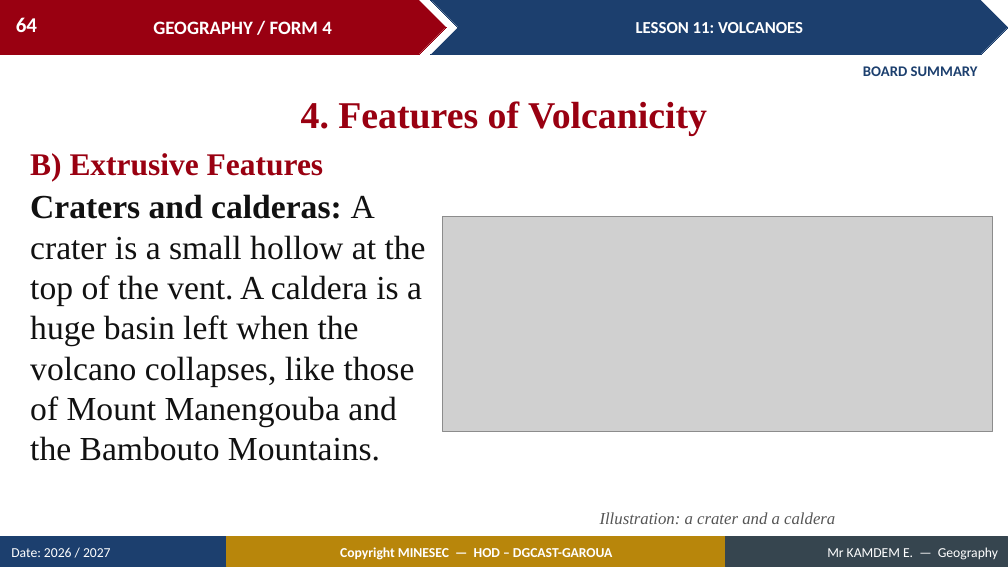
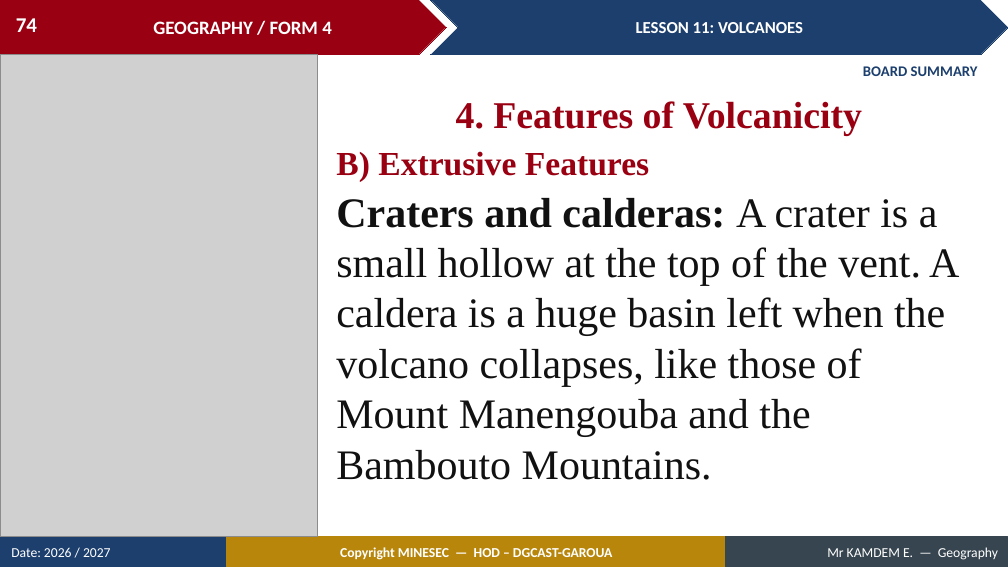
Before and after one commit to Berthautk/linea-github, a slide deck: slide 74 of lecons/F3/14_FORM4_LESSON11_Volcanoes.pptx (slide 64 before the commit). Drawn at 1008x567 pixels with LibreOffice and Linux fonts; fonts in the diff are those of the drawing; grey boxes stand for pictures. Boxes give left, top, right and bottom in pixels: in the first picture for what was removed or moved away, otherwise in the second. Text is boxed around its words. In the diff, an @@ line names an element or a change of style, - is before the commit and + after.

```diff
--- a/lecons/F3/14_FORM4_LESSON11_Volcanoes.pptx
+++ b/lecons/F3/14_FORM4_LESSON11_Volcanoes.pptx
@@ page number at [16,18,37,32]: text changed @@
-64
+74
@@ picture added at [0,54,318,537] @@
@@ text "4. Features of Volcanicity": place and size @@
-text "4. Features of Volcanicity" at [301,101,707,136]
+text "4. Features of Volcanicity" at [456,101,862,136]
@@ text "B) Extrusive Features": place and size @@
-text "B) Extrusive Features" at [30,153,324,181]
+text "B) Extrusive Features" at [336,151,649,182]
@@ text "B) Extrusive Features" at [336,151,649,182]: size 30 to 32 pt @@
@@ text "Craters and calderas: A crater ...": place and size @@
-text "Craters and calderas: A crater ..." at [30,194,426,461]
+text "Craters and calderas: A crater ..." at [336,198,959,480]
@@ text "Craters and calderas: A crater ..." at [336,198,959,480]: size 32 to 40 pt @@
@@ picture removed at [442,216,993,431] @@
@@ text removed at [600,512,835,524] @@
-Illustration: a crater and a caldera
```
Also in this commit, not shown: 12 other slides changed, 12 slides added, 5 other files.
